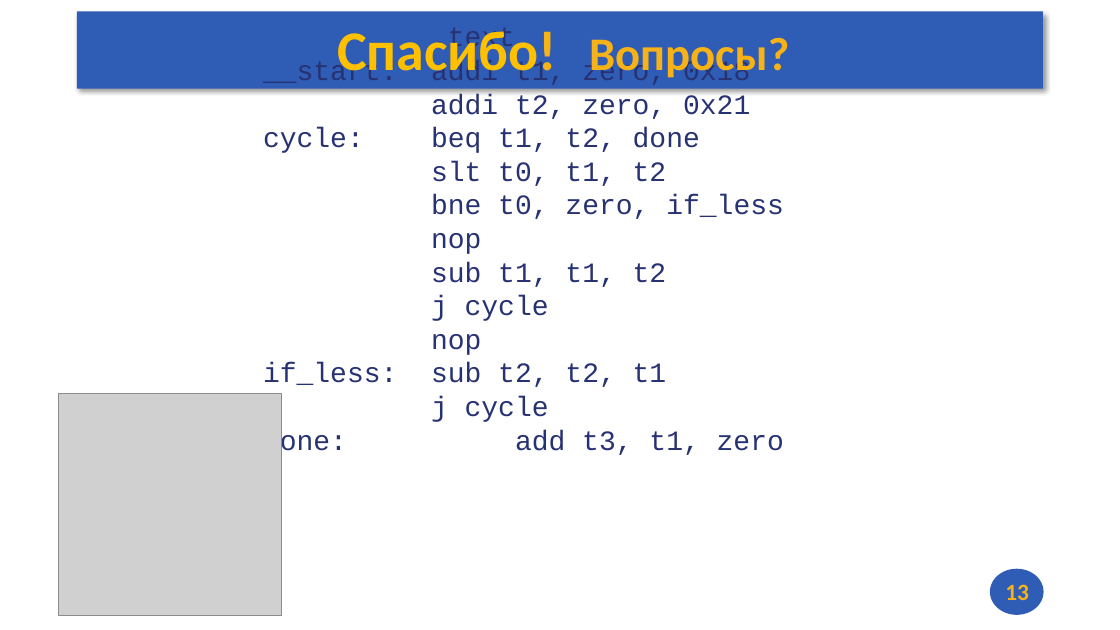
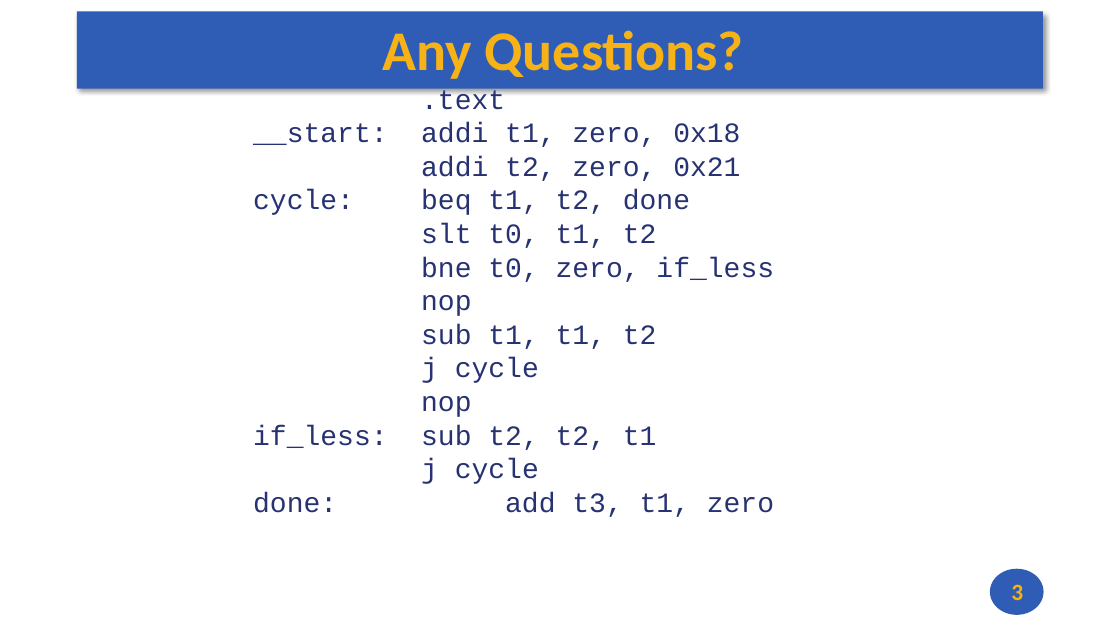
Before and after one commit to andrewt0301/hse-acos-course, a slide deck: slide 3 of docs/slides-template.pptx (slide 13 before the commit). Drawn at 1120x630 pixels with LibreOffice and Linux fonts; fonts in the diff are those of the drawing; grey boxes stand for pictures. Boxes give left, top, right and bottom in pixels: in the first picture for what was removed or moved away, otherwise in the second. Text is boxed around its words. In the diff, an @@ line names an element or a change of style, - is before the commit and + after.

```diff
--- a/docs/slides-template.pptx
+++ b/docs/slides-template.pptx
@@ text ".text": place and size @@
-text ".text" at [431,27,784,455]
+text ".text" at [421,89,774,517]
@@ title at [382,30,743,79]: text changed @@
-Спасибо! Вопросы?
+Any Questions?
@@ picture removed at [59,393,281,616] @@
@@ page number at [1011,584,1023,600]: text changed @@
-13
+3
```
Also in this commit, not shown: 1 other slide changed, 1 slide added, 11 slides removed, 1 other file.
